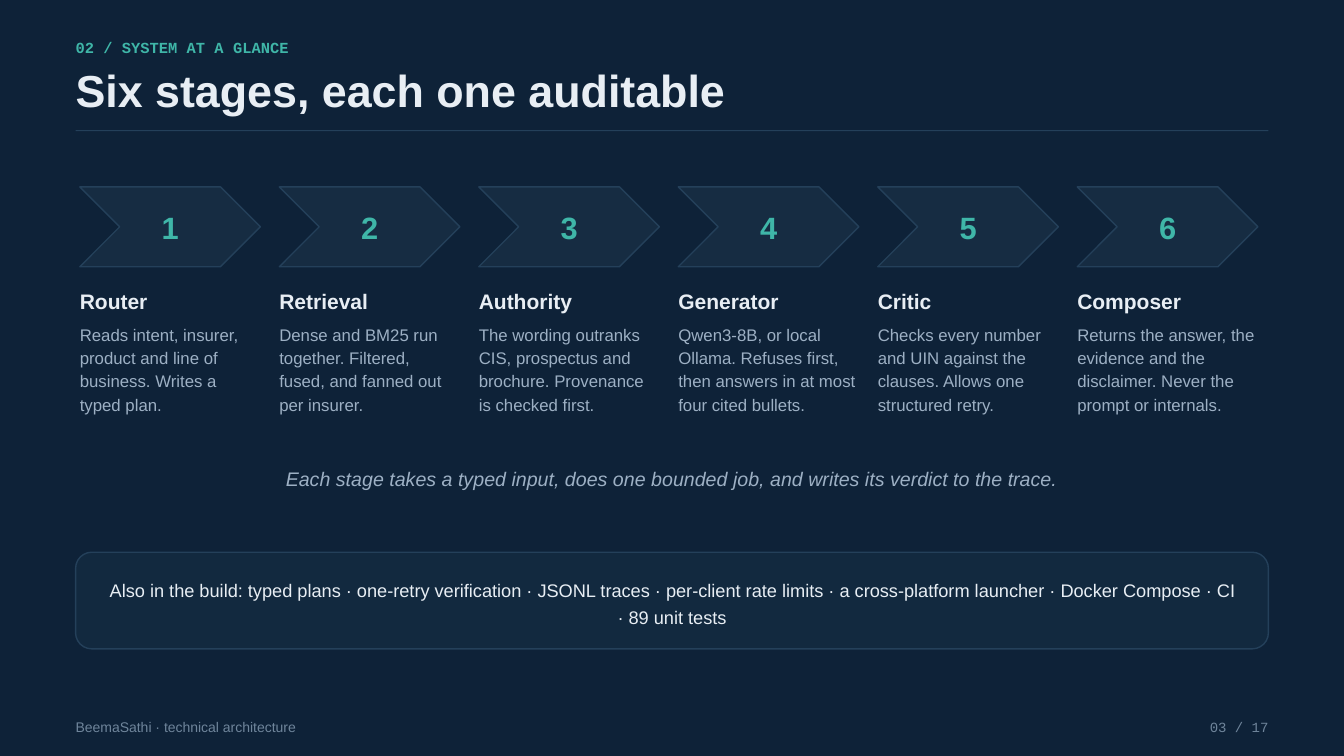
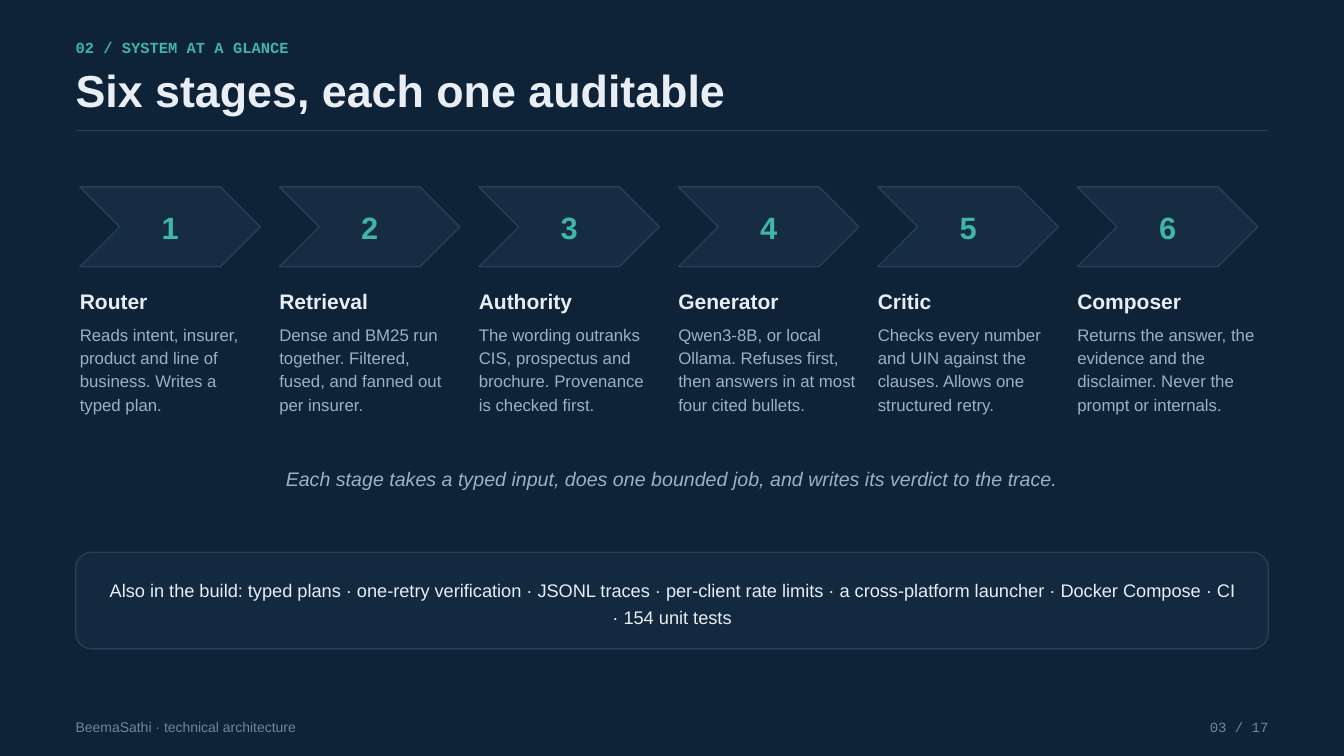
Before and after one commit to satishify/beemasathi, a slide deck: slide 3 of demo/BeemaSathi_Technical_Deck.pptx. Drawn at 1344x756 pixels with LibreOffice and Linux fonts; fonts in the diff are those of the drawing. Boxes give left, top, right and bottom in pixels: in the first picture for what was removed or moved away, otherwise in the second. Text is boxed around its words. In the diff, an @@ line names an element or a change of style, - is before the commit and + after.

Commit message:
Resolve list follow-ups into plan tables; keep the logo across restarts
The list answer now hands its plans to the next turn, so "compare each"
builds one table over them, capped at four plan columns with the rest named.
Branding moves to ui/static with static serving enabled, because the media
store URLs behind st.logo died on every restart.

Docs, deck and report quote the 26 Nov frozen run: 83/100, zero ungrounded,
doc@8 0.975, evidence@8 0.912, 2.5 s mean, 154 tests.

```diff
--- a/demo/BeemaSathi_Technical_Deck.pptx
+++ b/demo/BeemaSathi_Technical_Deck.pptx
@@ text at <box>110,583,1235,624</box>: text changed @@
-Also in the build: typed plans · one-retry verification · JSONL traces · per-client rate limits · a cross-platform launcher · Docker Compose · CI · 89 unit tests
+Also in the build: typed plans · one-retry verification · JSONL traces · per-client rate limits · a cross-platform launcher · Docker Compose · CI · 154 unit tests
```
Also in this commit, not shown: 4 other slides changed, 14 other files.
